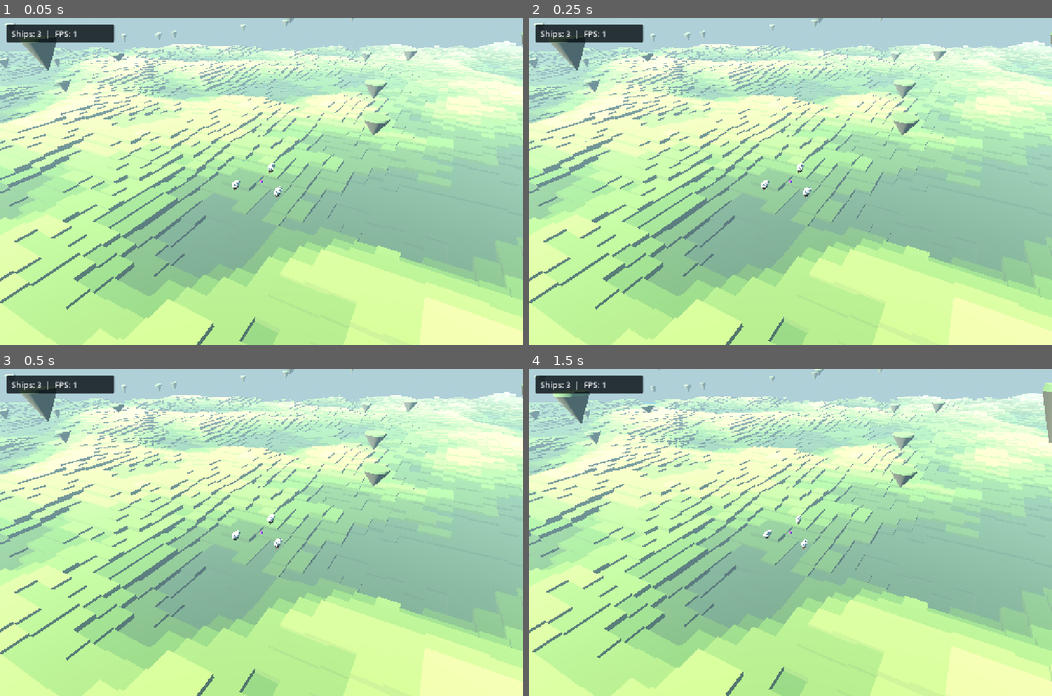
Above: before the commit, frames 1-4 (two rows, left to right).
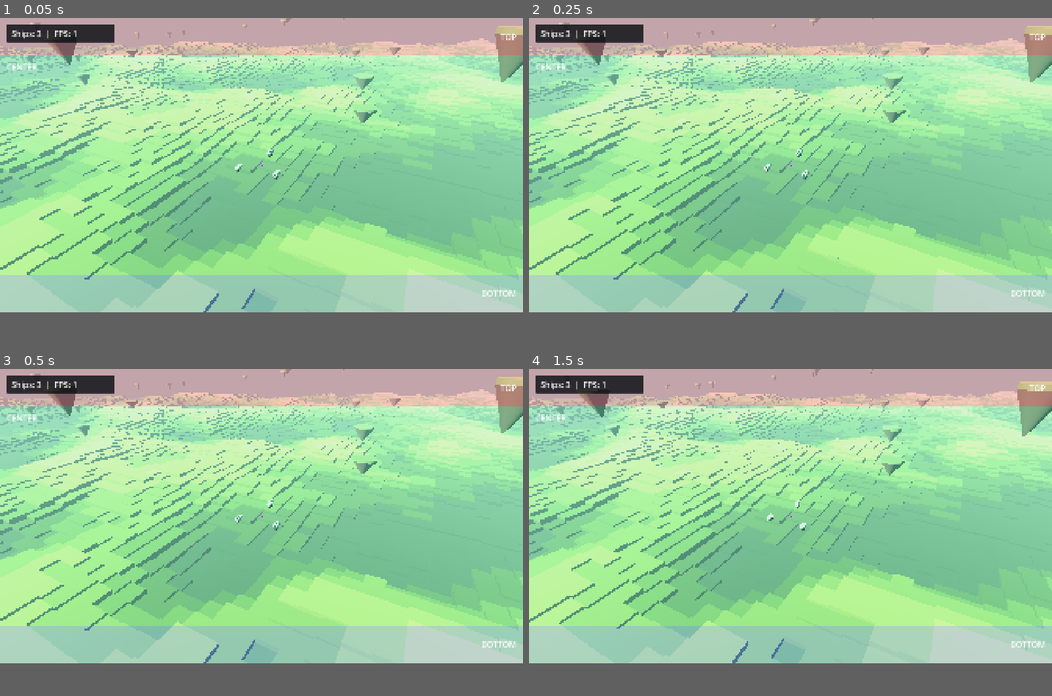
Above: after the commit, the same moments.

Repository: skalibran/skies-of-aerwyth
Game: Godot game, scene res://scenes/world/journey.tscn
Same seed, same stepped clock (60 frames per second), same inputs: the game is played once before the commit and once after it.
Inputs (mouse positions are in pixels of both pictures, inside the frame that each line leads up to):
- Up to frame 1 (0.05 s): no input
- Up to frame 2 (0.25 s): no input
- Up to frame 3 (0.5 s): no input
- Up to frame 4 (1.5 s): move the mouse to (905, 516) at 0.52 s; tap S (camera_pan_back) at 0.6 s; click (905, 516) at 0.67 s; tap Enter at 1.25 s; drag from (685, 548) to (764, 597) at 1.27 s
In our replay, the window is 800x500 before the commit and 800x450 after it. These sizes can differ from the game's own. Grey fills any space a smaller window leaves; there, only what the larger window draws over its background counts as a difference.

The runs differ from the first frame. In frame 1, 77% of the frame differs, in the area x 0-100%, y 0-100%; in frame 2, 77%; in frame 3, 77%; in frame 4, 78%.

Commit message:
Basic UI setup

Diff:
--- a/project.godot
+++ b/project.godot
@@ -21,8 +21,8 @@
 
 [display]
 
-window/size/viewport_width=1280
-window/size/viewport_height=800
+window/size/viewport_width=1920
+window/size/viewport_height=1080
 window/size/window_width_override=1280
 window/size/window_height_override=800
 window/stretch/mode="canvas_items"
--- /dev/null
+++ b/scenes/ui/bottom_container.tscn
@@ -0,0 +1,28 @@
+[gd_scene format=3]
+
+[node name="BottomContainer" type="MarginContainer"]
+mouse_filter = 2
+
+[node name="DebugFill" type="ColorRect" parent="."]
+layout_mode = 2
+mouse_filter = 2
+color = Color(0.2, 0.4, 1, 0.28)
+
+[node name="ZoneLabel" type="Label" parent="DebugFill"]
+layout_mode = 1
+anchors_preset = 6
+anchor_left = 1.0
+anchor_top = 0.5
+anchor_right = 1.0
+anchor_bottom = 0.5
+offset_left = -300.0
+offset_top = -24.0
+offset_right = -24.0
+offset_bottom = 24.0
+grow_horizontal = 0
+grow_vertical = 2
+mouse_filter = 2
+theme_override_font_sizes/font_size = 30
+text = "BOTTOM"
+horizontal_alignment = 2
+vertical_alignment = 1
--- /dev/null
+++ b/scenes/ui/center_container.tscn
@@ -0,0 +1,20 @@
+[gd_scene format=3]
+
+[node name="CenterContainer" type="MarginContainer"]
+mouse_filter = 2
+
+[node name="DebugFill" type="ColorRect" parent="."]
+layout_mode = 2
+mouse_filter = 2
+color = Color(0.15, 0.8, 0.35, 0.2)
+
+[node name="ZoneLabel" type="Label" parent="DebugFill"]
+layout_mode = 0
+offset_left = 24.0
+offset_top = 16.0
+offset_right = 324.0
+offset_bottom = 64.0
+mouse_filter = 2
+theme_override_font_sizes/font_size = 30
+text = "CENTER"
+vertical_alignment = 1
--- /dev/null
+++ b/scenes/ui/master_ui.tscn
@@ -0,0 +1,60 @@
+[gd_scene load_steps=6 format=3]
+
+[ext_resource type="Script" path="res://scripts/ui/master_ui.gd" id="1"]
+[ext_resource type="PackedScene" path="res://scenes/ui/top_container.tscn" id="2"]
+[ext_resource type="PackedScene" path="res://scenes/ui/center_container.tscn" id="3"]
+[ext_resource type="PackedScene" path="res://scenes/ui/bottom_container.tscn" id="4"]
+[ext_resource type="PackedScene" path="res://scenes/ui/performance_overlay.tscn" id="5"]
+
+[node name="MasterUI" type="CanvasLayer"]
+script = ExtResource("1")
+
+[node name="ViewportLayout" type="Control" parent="."]
+layout_mode = 3
+anchors_preset = 15
+anchor_right = 1.0
+anchor_bottom = 1.0
+grow_horizontal = 2
+grow_vertical = 2
+mouse_filter = 2
+
+[node name="TopContainer" parent="ViewportLayout" instance=ExtResource("2")]
+layout_mode = 1
+anchors_preset = 5
+anchor_left = 0.5
+anchor_right = 0.5
+offset_left = -960.0
+offset_right = 960.0
+offset_bottom = 140.0
+grow_horizontal = 2
+
+[node name="PerformanceOverlay" parent="ViewportLayout/TopContainer" instance=ExtResource("5")]
+unique_name_in_owner = true
+layout_mode = 2
+
+[node name="CenterContainer" parent="ViewportLayout" instance=ExtResource("3")]
+layout_mode = 1
+anchors_preset = 8
+anchor_left = 0.5
+anchor_top = 0.5
+anchor_right = 0.5
+anchor_bottom = 0.5
+offset_left = -960.0
+offset_top = -400.0
+offset_right = 960.0
+offset_bottom = 400.0
+grow_horizontal = 2
+grow_vertical = 2
+
+[node name="BottomContainer" parent="ViewportLayout" instance=ExtResource("4")]
+layout_mode = 1
+anchors_preset = 7
+anchor_left = 0.5
+anchor_top = 1.0
+anchor_right = 0.5
+anchor_bottom = 1.0
+offset_left = -960.0
+offset_top = -140.0
+offset_right = 960.0
+grow_horizontal = 2
+grow_vertical = 0
--- a/scenes/ui/performance_overlay.tscn
+++ b/scenes/ui/performance_overlay.tscn
@@ -3,44 +3,37 @@
 [ext_resource type="Script" path="res://scripts/ui/performance_overlay.gd" id="1"]
 
 [sub_resource type="StyleBoxFlat" id="StatsPanel"]
-content_margin_left = 12.0
-content_margin_top = 8.0
-content_margin_right = 12.0
-content_margin_bottom = 8.0
+content_margin_left = 18.0
+content_margin_top = 12.0
+content_margin_right = 18.0
+content_margin_bottom = 12.0
 bg_color = Color(0.02, 0.04, 0.06, 0.8)
 corner_radius_top_left = 4
 corner_radius_top_right = 4
 corner_radius_bottom_left = 4
 corner_radius_bottom_right = 4
 
-[node name="PerformanceOverlay" type="CanvasLayer"]
+[node name="PerformanceOverlay" type="MarginContainer"]
+mouse_filter = 2
+theme_override_constants/margin_left = 24
+theme_override_constants/margin_top = 24
+theme_override_constants/margin_right = 24
+theme_override_constants/margin_bottom = 24
 script = ExtResource("1")
 
-[node name="Margin" type="MarginContainer" parent="."]
-anchors_preset = 15
-anchor_right = 1.0
-anchor_bottom = 1.0
-grow_horizontal = 2
-grow_vertical = 2
-mouse_filter = 2
-theme_override_constants/margin_left = 16
-theme_override_constants/margin_top = 16
-theme_override_constants/margin_right = 16
-theme_override_constants/margin_bottom = 16
-
-[node name="Panel" type="PanelContainer" parent="Margin"]
+[node name="Panel" type="PanelContainer" parent="."]
 layout_mode = 2
 size_flags_horizontal = 0
 size_flags_vertical = 0
 mouse_filter = 2
 theme_override_styles/panel = SubResource("StatsPanel")
 
-[node name="StatsLabel" type="Label" parent="Margin/Panel"]
+[node name="StatsLabel" type="Label" parent="Panel"]
 unique_name_in_owner = true
-custom_minimum_size = Vector2(240, 0)
+custom_minimum_size = Vector2(360, 0)
 layout_mode = 2
 mouse_filter = 2
-theme_override_font_sizes/font_size = 20
+theme_override_font_sizes/font_size = 30
 text = "Ships: 0  |  FPS: 0"
 
 [node name="RefreshTimer" type="Timer" parent="."]
--- /dev/null
+++ b/scenes/ui/top_container.tscn
@@ -0,0 +1,28 @@
+[gd_scene format=3]
+
+[node name="TopContainer" type="MarginContainer"]
+mouse_filter = 2
+
+[node name="DebugFill" type="ColorRect" parent="."]
+layout_mode = 2
+mouse_filter = 2
+color = Color(0.95, 0.2, 0.2, 0.28)
+
+[node name="ZoneLabel" type="Label" parent="DebugFill"]
+layout_mode = 1
+anchors_preset = 6
+anchor_left = 1.0
+anchor_top = 0.5
+anchor_right = 1.0
+anchor_bottom = 0.5
+offset_left = -300.0
+offset_top = -24.0
+offset_right = -24.0
+offset_bottom = 24.0
+grow_horizontal = 0
+grow_vertical = 2
+mouse_filter = 2
+theme_override_font_sizes/font_size = 30
+text = "TOP"
+horizontal_alignment = 2
+vertical_alignment = 1
--- a/scenes/world/journey.tscn
+++ b/scenes/world/journey.tscn
@@ -13,7 +13,7 @@
 [ext_resource type="Script" path="res://scripts/combat/projectile_controller.gd" id="12"]
 [ext_resource type="PackedScene" path="res://scenes/water/water.tscn" id="11"]
 [ext_resource type="Script" path="res://scripts/ships/wreck_controller.gd" id="14"]
-[ext_resource type="PackedScene" path="res://scenes/ui/performance_overlay.tscn" id="15"]
+[ext_resource type="PackedScene" path="res://scenes/ui/master_ui.tscn" id="15"]
 
 [sub_resource type="ProceduralSkyMaterial" id="SkyMaterial"]
 sky_top_color = Color(0.10, 0.24, 0.34, 1)
@@ -138,5 +138,5 @@
 [node name="OrbitCamera" parent="." node_paths=PackedStringArray("fleet") instance=ExtResource("5")]
 fleet = NodePath("../FleetController")
 
-[node name="PerformanceOverlay" parent="." node_paths=PackedStringArray("journey") instance=ExtResource("15")]
+[node name="MasterUI" parent="." node_paths=PackedStringArray("journey") instance=ExtResource("15")]
 journey = NodePath("..")
--- /dev/null
+++ b/scripts/tools/check_ui_layout.gd
@@ -0,0 +1,115 @@
+extends SceneTree
+
+const JOURNEY := preload("res://scenes/world/journey.tscn")
+const DESIGN_SIZE := Vector2(1920, 1080)
+const WINDOW_SIZES: Array[Vector2i] = [
+	Vector2i(1920, 1080), Vector2i(2560, 1080), Vector2i(1440, 1080),
+	Vector2i(1280, 800), Vector2i(960, 540),
+]
+
+var _failures: Array[String] = []
+var _journey: Journey
+var _visual: bool = false
+
+
+func _initialize() -> void:
+	_visual = "--visual" in OS.get_cmdline_user_args()
+	_run.call_deferred()
+
+
+func _run() -> void:
+	_journey = JOURNEY.instantiate() as Journey
+	root.add_child(_journey)
+	await _frames(3)
+	_journey.set_physics_process(false)
+	for ship in _journey.ships:
+		ship.freeze = true
+	var master := _journey.get_node("MasterUI") as MasterUI
+	var layout := master.get_node("ViewportLayout") as Control
+	var zones: Array[Control] = [layout.get_node("TopContainer"), layout.get_node("CenterContainer"), layout.get_node("BottomContainer")]
+	_check(root.content_scale_size == Vector2i(DESIGN_SIZE), "The logical design resolution is 1920x1080.")
+	_check(root.content_scale_mode == Window.CONTENT_SCALE_MODE_CANVAS_ITEMS and root.content_scale_aspect == Window.CONTENT_SCALE_ASPECT_EXPAND, "Canvas items scale uniformly with expanded aspect.")
+	_check(master.performance_overlay.journey == _journey and master.performance_overlay.stats_label.text.begins_with("Ships: 3"), "The top-zone performance display reads the live Journey.")
+	for window_size in WINDOW_SIZES:
+		root.size = window_size
+		await _frames(8)
+		var factor := minf(window_size.x / DESIGN_SIZE.x, window_size.y / DESIGN_SIZE.y)
+		var canvas := Vector2(window_size) / factor
+		_check(layout.size.is_equal_approx(canvas), "Expanded logical canvas matches window %s." % window_size)
+		_check(root.get_final_transform().get_scale().is_equal_approx(Vector2.ONE * factor), "Uniform canvas scale matches window %s." % window_size)
+		var left := (canvas.x - DESIGN_SIZE.x) * 0.5
+		var expected: Array[Rect2] = [
+			Rect2(left, 0, 1920, 140),
+			Rect2(left, (canvas.y - 800.0) * 0.5, 1920, 800),
+			Rect2(left, canvas.y - 140.0, 1920, 140),
+		]
+		for index in range(zones.size()):
+			var zone := zones[index]
+			_check(zone.get_global_rect().is_equal_approx(expected[index]), "%s remains centered with its fixed size at %s." % [zone.name, window_size])
+			var fill := zone.get_node("DebugFill") as ColorRect
+			_check(fill.size.is_equal_approx(zone.size) and fill.color.a > 0.0 and fill.color.a < 1.0, "Each test fill covers its host with transparency.")
+			_check_scroll_through(zone.get_global_rect().get_center())
+		await _check_ship_pick()
+		_check(root.gui_get_focus_owner() == null, "Decorative zones do not capture keyboard/controller focus.")
+		print("UI_LAYOUT ", JSON.stringify({"window": [window_size.x, window_size.y], "canvas": [canvas.x, canvas.y], "scale": factor, "side_margin": left, "zone_gap": expected[1].position.y - 140.0}))
+		if _visual:
+			await _capture("ui-%dx%d" % [window_size.x, window_size.y])
+	_journey.queue_free()
+	await process_frame
+	for failure in _failures:
+		printerr("FAIL: ", failure)
+	if _failures.is_empty():
+		print("PASS: UI zones, aspect expansion, uniform scaling, live stats, and camera input through the overlay.")
+	quit(0 if _failures.is_empty() else 1)
+
+
+func _check_scroll_through(point: Vector2) -> void:
+	var rig := _journey.camera_rig
+	rig.focus_fleet()
+	var distance := rig.orbit_distance
+	var wheel := InputEventMouseButton.new()
+	wheel.button_index = MOUSE_BUTTON_WHEEL_UP
+	wheel.position = point
+	wheel.global_position = point
+	wheel.pressed = true
+	root.push_input(wheel, true)
+	wheel.pressed = false
+	root.push_input(wheel, true)
+	_check(is_equal_approx(rig.orbit_distance, distance - rig.zoom_step), "Scroll reaches the camera through each colored zone.")
+	rig.orbit_distance = distance
+	rig.apply_view_bounds()
+
+
+func _check_ship_pick() -> void:
+	var rig := _journey.camera_rig
+	var ship := _journey.ships[1]
+	var click := InputEventMouseButton.new()
+	click.button_index = MOUSE_BUTTON_LEFT
+	click.position = rig.camera.unproject_position(ship.global_position)
+	click.global_position = click.position
+	click.pressed = true
+	root.push_input(click, true)
+	await _frames(3)
+	click.pressed = false
+	root.push_input(click, true)
+	_check(rig.followed_ship == ship, "Ship picking works through the center zone after resizing.")
+	rig.focus_fleet()
+
+
+func _frames(count: int) -> void:
+	for frame in range(count):
+		await physics_frame
+
+
+func _capture(label: String) -> void:
+	var directory := OS.get_environment("AERWYTH_CAPTURE_DIR")
+	_check(not directory.is_empty(), "Visual checks require an external capture directory.")
+	if directory.is_empty():
+		return
+	await RenderingServer.frame_post_draw
+	_check(root.get_texture().get_image().save_png(directory.path_join(label + ".png")) == OK, "Capture saved: " + label)
+
+
+func _check(condition: bool, message: String) -> void:
+	if not condition:
+		_failures.append(message)
--- /dev/null
+++ b/scripts/ui/master_ui.gd
@@ -0,0 +1,10 @@
+class_name MasterUI
+extends CanvasLayer
+
+@export var journey: Journey
+
+@onready var performance_overlay: PerformanceOverlay = %PerformanceOverlay
+
+
+func _ready() -> void:
+	performance_overlay.journey = journey
--- a/scripts/ui/performance_overlay.gd
+++ b/scripts/ui/performance_overlay.gd
@@ -1,4 +1,5 @@
-extends CanvasLayer
+class_name PerformanceOverlay
+extends MarginContainer
 
 @export var journey: Journey
 
@@ -11,4 +12,5 @@
 
 
 func _update_label() -> void:
-	stats_label.text = "Ships: %d  |  FPS: %d" % [journey.ships.size(), Engine.get_frames_per_second()]
+	var ship_count := journey.ships.size() if is_instance_valid(journey) else 0
+	stats_label.text = "Ships: %d  |  FPS: %d" % [ship_count, Engine.get_frames_per_second()]
Not shown, added: scripts/tools/check_ui_layout.gd.uid
Not shown, added: scripts/ui/master_ui.gd.uid
Not shown, changed: AGENTS.md
Not shown, changed: src/docs/game_design_document.md
Not shown, changed: src/docs/movement.md
Not shown, added: src/docs/ui.md
